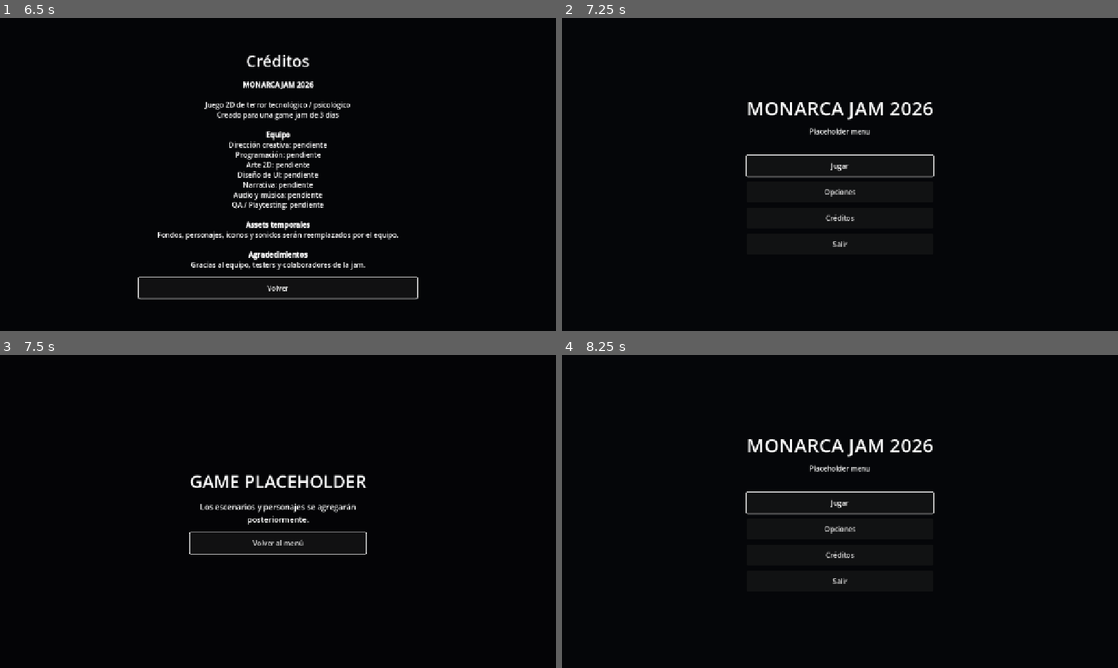
Above: before the commit, frames 1-4 (two rows, left to right).
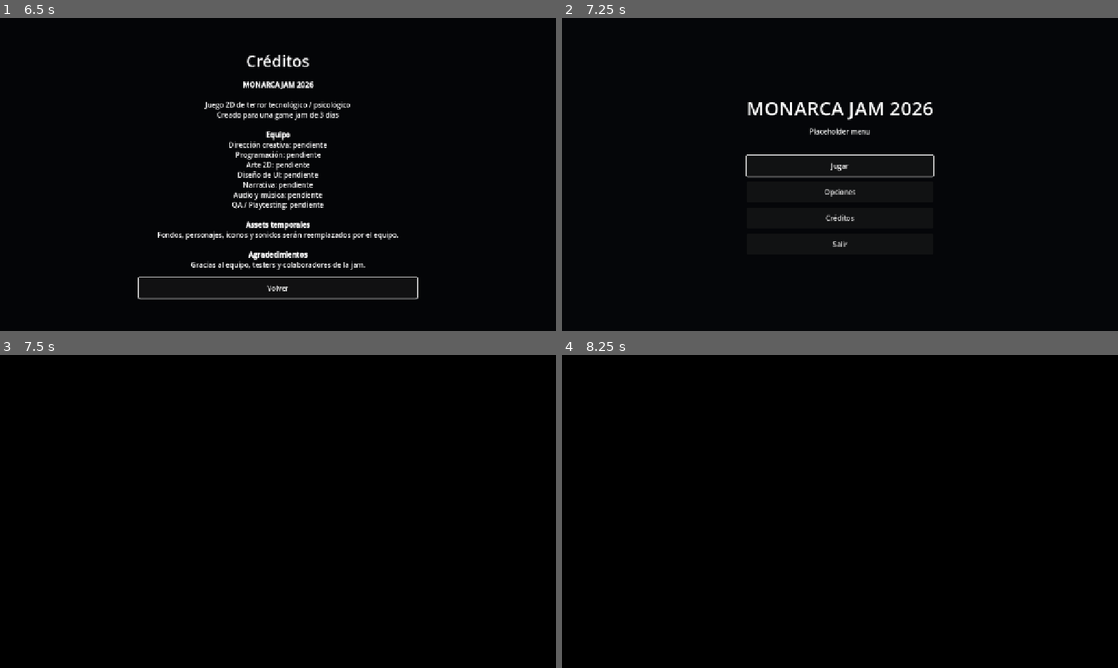
Above: after the commit, the same moments.

Repository: Leo-ia310/Monarca-Jam-2026
Game: Godot game, scene res://scenes/menus/main_menu.tscn
Same seed, same stepped clock (60 frames per second), same inputs: the game is played once before the commit and once after it.
Inputs (mouse positions are in pixels of both pictures, inside the frame that each line leads up to):
- Up to frame 1 (6.5 s): click "Opciones" at 0.5 s; click "1280x720" at 1.25 s; click "Pantalla completa" at 2 s; click "960x540" at 2.75 s; click "VSync" at 3.5 s; click "1366x768" at 4.25 s; click "Volver" at 5 s; click "Créditos" at 5.75 s
- Up to frame 2 (7.25 s): click "Volver" at 6.5 s
- Up to frame 3 (7.5 s): click "Jugar" at 7.25 s
- Up to frame 4 (8.25 s): click (840, 542) at 8 s, where only the run before the commit has a clickable "Volver al menú"

Frames 1-2 are identical in both runs. In frame 3, 1.5% of the frame differs, in the area x 34-66%, y 38-64%; in frame 4, 1.6%, in the area x 33-67%, y 26-74%.

Commit message:
Add story welcome and question systems

Diff:
--- a/project.godot
+++ b/project.godot
@@ -19,10 +19,7 @@
 
 SceneManager="*res://scripts/managers/scene_manager.gd"
 SettingsManager="*res://scripts/managers/settings_manager.gd"
-
-[audio]
-
-buses/default_bus_layout="res://default_bus_layout.tres"
+UISoundManager="*res://scripts/managers/ui_sound_manager.gd"
 
 [display]
 
@@ -40,6 +37,11 @@
 , Object(InputEventKey,"resource_local_to_scene":false,"resource_name":"","device":-1,"window_id":0,"alt_pressed":false …(181 unchanged characters)…
 ]
 }
+story_continue={
+"deadzone": 0.5,
+"events": [Object(InputEventKey,"resource_local_to_scene":false,"resource_name":"","device":-1,"window_id":0,"alt_pressed":false,"shift_pressed":false,"ctrl_pressed":false,"meta_pressed":false,"pressed":false,"keycode":4194309,"physical_keycode":0,"key_label":0,"unicode":0,"location":0,"echo":false,"script":null)
+]
+}
 
 [physics]
 
--- /dev/null
+++ b/scenes/story/cognis_welcome.tscn
@@ -0,0 +1,92 @@
+[gd_scene format=3 uid="uid://bw5ofdp4j46dh"]
+
+[ext_resource type="Script" uid="uid://bsxxd1usks4x7" path="res://scripts/story/cognis_welcome.gd" id="1_script"]
+[ext_resource type="FontFile" uid="uid://ceuqd004krl1l" path="res://assets/fonts/rat-typewriter.ttf" id="2_font"]
+
+[node name="CognisWelcome" type="Control" unique_id=1818371445]
+layout_mode = 3
+anchors_preset = 15
+anchor_right = 1.0
+anchor_bottom = 1.0
+grow_horizontal = 2
+grow_vertical = 2
+script = ExtResource("1_script")
+
+[node name="BlackBackground" type="ColorRect" parent="." unique_id=1064622750]
+layout_mode = 1
+anchors_preset = 15
+anchor_right = 1.0
+anchor_bottom = 1.0
+grow_horizontal = 2
+grow_vertical = 2
+mouse_filter = 2
+color = Color(0, 0, 0, 1)
+
+[node name="PageMargin" type="MarginContainer" parent="." unique_id=517245555]
+layout_mode = 1
+anchors_preset = 15
+anchor_right = 1.0
+anchor_bottom = 1.0
+grow_horizontal = 2
+grow_vertical = 2
+mouse_filter = 2
+theme_override_constants/margin_left = 160
+theme_override_constants/margin_top = 58
+theme_override_constants/margin_right = 160
+theme_override_constants/margin_bottom = 56
+
+[node name="ContentRoot" type="VBoxContainer" parent="PageMargin" unique_id=918871432]
+layout_mode = 2
+mouse_filter = 2
+theme_override_constants/separation = 24
+alignment = 1
+
+[node name="LogoPlaceholder" type="Label" parent="PageMargin/ContentRoot" unique_id=1944808758]
+custom_minimum_size = Vector2(1, 80)
+layout_mode = 2
+theme_override_fonts/font = ExtResource("2_font")
+theme_override_font_sizes/font_size = 22
+text = "[ COGNIS SYSTEMS LOGO ]"
+horizontal_alignment = 1
+vertical_alignment = 1
+
+[node name="StoryText" type="RichTextLabel" parent="PageMargin/ContentRoot" unique_id=1440503577]
+custom_minimum_size = Vector2(720, 430)
+layout_mode = 2
+size_flags_horizontal = 3
+size_flags_vertical = 3
+mouse_filter = 2
+theme_override_fonts/normal_font = ExtResource("2_font")
+theme_override_fonts/bold_font = ExtResource("2_font")
+theme_override_fonts/bold_italics_font = ExtResource("2_font")
+theme_override_fonts/italics_font = ExtResource("2_font")
+theme_override_font_sizes/normal_font_size = 22
+theme_override_font_sizes/bold_font_size = 22
+theme_override_font_sizes/bold_italics_font_size = 22
+theme_override_font_sizes/italics_font_size = 22
+bbcode_enabled = true
+text = "[center][font_size=30]BIENVENIDO A [b]COGNIS SYSTEMS[/b][/font_size][/center]
+
+Felicidades ha sido seleccionado para formar parte del Programa de Entrenamiento Sistemático de Inteligencia Artificial — un paso decisivo hacia la próxima generación de comprensión humana.
+
+Su nuevo cargo como [b]Ingeniero de Entrenamiento[/b] consiste en guiar, evaluar, corregir y supervisar el desarrollo de [b]“……”[/b], nuestra inteligencia artificial en fase de entrenamiento. Agradecemos su participación en dicho proyecto.
+
+[i]Recuerde: la constancia es la clave del progreso. Su rutina será monitoreada para garantizar resultados óptimos.[/i]"
+scroll_active = false
+
+[node name="ContinueLabel" type="Label" parent="PageMargin/ContentRoot" unique_id=1630911601]
+layout_mode = 2
+theme_override_fonts/font = ExtResource("2_font")
+theme_override_font_sizes/font_size = 22
+text = "Presiona Enter para continuar"
+horizontal_alignment = 1
+
+[node name="FadeRect" type="ColorRect" parent="." unique_id=653879455]
+layout_mode = 1
+anchors_preset = 15
+anchor_right = 1.0
+anchor_bottom = 1.0
+grow_horizontal = 2
+grow_vertical = 2
+mouse_filter = 2
+color = Color(0, 0, 0, 1)
--- /dev/null
+++ b/scenes/tests/question_test.tscn
@@ -0,0 +1,40 @@
+[gd_scene load_steps=5 format=3]
+
+[ext_resource type="Script" path="res://scripts/tests/question_test.gd" id="1_script"]
+[ext_resource type="PackedScene" path="res://scenes/ui/question_system.tscn" id="2_question_system"]
+[ext_resource type="FontFile" path="res://assets/fonts/rat-typewriter.ttf" id="3_font"]
+
+[sub_resource type="LabelSettings" id="LabelSettings_finished"]
+font = ExtResource("3_font")
+font_size = 32
+font_color = Color(0.86, 0.95, 1, 1)
+
+[node name="QuestionTest" type="Control"]
+layout_mode = 3
+anchors_preset = 15
+anchor_right = 1.0
+anchor_bottom = 1.0
+grow_horizontal = 2
+grow_vertical = 2
+script = ExtResource("1_script")
+
+[node name="QuestionSystem" parent="." instance=ExtResource("2_question_system")]
+layout_mode = 1
+
+[node name="FinishedLabel" type="Label" parent="."]
+layout_mode = 1
+anchors_preset = 8
+anchor_left = 0.5
+anchor_top = 0.5
+anchor_right = 0.5
+anchor_bottom = 0.5
+offset_left = -220.0
+offset_top = -24.0
+offset_right = 220.0
+offset_bottom = 24.0
+grow_horizontal = 2
+grow_vertical = 2
+text = "RESPUESTAS REGISTRADAS"
+label_settings = SubResource("LabelSettings_finished")
+horizontal_alignment = 1
+vertical_alignment = 1
--- a/scenes/ui/dialogue_box.tscn
+++ b/scenes/ui/dialogue_box.tscn
@@ -1,8 +1,9 @@
-[gd_scene load_steps=4 format=3]
+[gd_scene load_steps=5 format=3]
 
 [ext_resource type="Script" path="res://scripts/ui/dialogue_box.gd" id="1_dialogue_box"]
 [ext_resource type="Theme" path="res://themes/dialogue_theme.tres" id="2_dialogue_theme"]
 [ext_resource type="Texture2D" path="res://assets/ui/1788579579082.png" id="3_dialogue_texture"]
+[ext_resource type="AudioStream" path="res://assets/audio/mixkit-keyboard-typing-1386.wav" id="4_typing_audio"]
 
 [node name="DialogueBox" type="Control"]
 visible = false
@@ -75,3 +76,5 @@
 horizontal_alignment = 2
 
 [node name="TypingAudio" type="AudioStreamPlayer" parent="."]
+stream = ExtResource("4_typing_audio")
+bus = &"SFX"
--- /dev/null
+++ b/scenes/ui/question_system.tscn
@@ -0,0 +1,90 @@
+[gd_scene load_steps=3 format=3]
+
+[ext_resource type="Script" path="res://scripts/ui/question_system.gd" id="1_script"]
+[ext_resource type="FontFile" path="res://assets/fonts/rat-typewriter.ttf" id="2_font"]
+
+[node name="QuestionSystem" type="Control"]
+layout_mode = 3
+anchors_preset = 15
+anchor_right = 1.0
+anchor_bottom = 1.0
+grow_horizontal = 2
+grow_vertical = 2
+script = ExtResource("1_script")
+
+[node name="Background" type="ColorRect" parent="."]
+layout_mode = 1
+anchors_preset = 15
+anchor_right = 1.0
+anchor_bottom = 1.0
+grow_horizontal = 2
+grow_vertical = 2
+mouse_filter = 2
+color = Color(0.005, 0.006, 0.009, 0.94)
+
+[node name="RootMargin" type="MarginContainer" parent="."]
+layout_mode = 1
+anchors_preset = 15
+anchor_right = 1.0
+anchor_bottom = 1.0
+grow_horizontal = 2
+grow_vertical = 2
+theme_override_constants/margin_left = 96
+theme_override_constants/margin_top = 72
+theme_override_constants/margin_right = 96
+theme_override_constants/margin_bottom = 72
+
+[node name="TerminalPanel" type="PanelContainer" parent="RootMargin"]
+layout_mode = 2
+mouse_filter = 2
+
+[node name="Content" type="VBoxContainer" parent="RootMargin/TerminalPanel"]
+layout_mode = 2
+theme_override_constants/separation = 18
+
+[node name="CounterLabel" type="Label" parent="RootMargin/TerminalPanel/Content"]
+layout_mode = 2
+theme_override_fonts/font = ExtResource("2_font")
+theme_override_font_sizes/font_size = 18
+text = "Pregunta 1 / 3"
+
+[node name="QuestionLabel" type="RichTextLabel" parent="RootMargin/TerminalPanel/Content"]
+custom_minimum_size = Vector2(600, 150)
+layout_mode = 2
+size_flags_horizontal = 3
+mouse_filter = 2
+theme_override_fonts/normal_font = ExtResource("2_font")
+theme_override_fonts/bold_font = ExtResource("2_font")
+theme_override_font_sizes/normal_font_size = 26
+theme_override_font_sizes/bold_font_size = 26
+bbcode_enabled = true
+text = "[b]IA:[/b]
+Pregunta placeholder"
+scroll_active = false
+autowrap_mode = 3
+
+[node name="OptionsContainer" type="VBoxContainer" parent="RootMargin/TerminalPanel/Content"]
+layout_mode = 2
+size_flags_horizontal = 3
+theme_override_constants/separation = 8
+
+[node name="AnswerInput" type="LineEdit" parent="RootMargin/TerminalPanel/Content"]
+custom_minimum_size = Vector2(1, 44)
+layout_mode = 2
+size_flags_horizontal = 3
+theme_override_fonts/font = ExtResource("2_font")
+theme_override_font_sizes/font_size = 24
+placeholder_text = "Respuesta"
+
+[node name="WordCountLabel" type="Label" parent="RootMargin/TerminalPanel/Content"]
+layout_mode = 2
+theme_override_fonts/font = ExtResource("2_font")
+theme_override_font_sizes/font_size = 18
+text = "0 / 8 palabras"
+
+[node name="HintLabel" type="Label" parent="RootMargin/TerminalPanel/Content"]
+layout_mode = 2
+theme_override_fonts/font = ExtResource("2_font")
+theme_override_font_sizes/font_size = 18
+text = "W/S o flechas para seleccionar. Enter para confirmar."
+autowrap_mode = 3
--- /dev/null
+++ b/scripts/managers/ui_sound_manager.gd
@@ -0,0 +1,78 @@
+extends Node
+
+const CLICK_SOUND_PATH := "res://assets/audio/mixkit-fast-double-click-on-mouse-275.wav"
+const HOVER_SOUND_PATH := "res://assets/audio/mixkit-short-bass-hit-2299.wav"
+
+var _click_player: AudioStreamPlayer
+var _hover_player: AudioStreamPlayer
+var _connected_buttons: Dictionary = {}
+
+
+func _ready() -> void:
+	_click_player = AudioStreamPlayer.new()
+	_click_player.name = "ClickPlayer"
+	_click_player.stream = load(CLICK_SOUND_PATH) as AudioStream
+	_click_player.bus = _get_sfx_bus_name()
+	add_child(_click_player)
+
+	_hover_player = AudioStreamPlayer.new()
+	_hover_player.name = "HoverPlayer"
+	_hover_player.stream = load(HOVER_SOUND_PATH) as AudioStream
+	_hover_player.bus = _get_sfx_bus_name()
+	add_child(_hover_player)
+
+	get_tree().node_added.connect(_on_node_added)
+	call_deferred("_connect_existing_buttons")
+
+
+func _connect_existing_buttons() -> void:
+	_connect_buttons_in_tree(get_tree().root)
+
+
+func _connect_buttons_in_tree(node: Node) -> void:
+	_try_connect_button(node)
+	for child in node.get_children():
+		_connect_buttons_in_tree(child)
+
+
+func _on_node_added(node: Node) -> void:
+	_try_connect_button(node)
+
+
+func _try_connect_button(node: Node) -> void:
+	var button := node as Button
+	if button == null:
+		return
+
+	var button_id := button.get_instance_id()
+	if _connected_buttons.has(button_id):
+		return
+
+	button.pressed.connect(_on_button_pressed)
+	button.mouse_entered.connect(_on_button_hovered)
+	_connected_buttons[button_id] = true
+
+
+func _on_button_pressed() -> void:
+	if _click_player == null or _click_player.stream == null:
+		return
+
+	_click_player.bus = _get_sfx_bus_name()
+	_click_player.stop()
+	_click_player.play()
+
+
+func _on_button_hovered() -> void:
+	if _hover_player == null or _hover_player.stream == null:
+		return
+
+	_hover_player.bus = _get_sfx_bus_name()
+	_hover_player.stop()
+	_hover_player.play()
+
+
+func _get_sfx_bus_name() -> StringName:
+	if AudioServer.get_bus_index("SFX") == -1:
+		return &"Master"
+
+	return &"SFX"
--- a/scripts/menus/main_menu.gd
+++ b/scripts/menus/main_menu.gd
@@ -1,6 +1,6 @@
 extends Control
 
-const GAME_PLACEHOLDER_PATH := "res://scenes/game/game_placeholder.tscn"
+const COGNIS_WELCOME_PATH := "res://scenes/story/cognis_welcome.tscn"
 const OPTIONS_MENU_PATH := "res://scenes/menus/options_menu.tscn"
 const CREDITS_MENU_PATH := "res://scenes/menus/credits_menu.tscn"
 
@@ -32,7 +32,7 @@
 
 
 func _on_play_pressed() -> void:
-	get_tree().change_scene_to_file(GAME_PLACEHOLDER_PATH)
+	get_tree().change_scene_to_file(COGNIS_WELCOME_PATH)
 
 
 func _on_options_pressed() -> void:
--- /dev/null
+++ b/scripts/story/cognis_welcome.gd
@@ -0,0 +1,70 @@
+extends Control
+
+const NEXT_SCENE_PATH := "res://scenes/game/game_placeholder.tscn"
+# TODO: reemplazar por habitación real.
+
+@export var fade_in_duration: float = 0.7
+@export var fade_out_duration: float = 0.6
+@export var intro_delay: float = 2.5
+
+@onready var content_root := $PageMargin/ContentRoot as VBoxContainer
+@onready var continue_label := $PageMargin/ContentRoot/ContinueLabel as Label
+@onready var fade_rect := $FadeRect as ColorRect
+
+var _input_locked := true
+var _transition_started := false
+var _fade_tween: Tween
+var _continue_tween: Tween
+
+
+func _ready() -> void:
+	content_root.modulate.a = 0.0
+	continue_label.modulate.a = 1.0
+	fade_rect.modulate.a = 1.0
+	_play_intro_sequence()
+
+
+func _unhandled_input(event: InputEvent) -> void:
+	if _input_locked or _transition_started:
+		return
+
+	if event.is_action_pressed("story_continue") and not event.is_echo():
+		_transition_started = true
+		_input_locked = true
+		get_viewport().set_input_as_handled()
+		_go_to_next_scene()
+
+
+func _play_intro_sequence() -> void:
+	if intro_delay > 0.0:
+		await get_tree().create_timer(intro_delay).timeout
+
+	_fade_tween = create_tween()
+	_fade_tween.set_parallel(true)
+	_fade_tween.tween_property(fade_rect, "modulate:a", 0.0, fade_in_duration)
+	_fade_tween.tween_property(content_root, "modulate:a", 1.0, fade_in_duration)
+	_fade_tween.finished.connect(_on_fade_in_finished)
+
+
+func _on_fade_in_finished() -> void:
+	_input_locked = false
+	_start_continue_blink()
+
+
+func _start_continue_blink() -> void:
+	_continue_tween = create_tween()
+	_continue_tween.set_loops()
+	_continue_tween.tween_property(continue_label, "modulate:a", 0.35, 0.7).set_trans(Tween.TRANS_SINE).set_ease(Tween.EASE_IN_OUT)
+	_continue_tween.tween_property(continue_label, "modulate:a", 1.0, 0.7).set_trans(Tween.TRANS_SINE).set_ease(Tween.EASE_IN_OUT)
+
+
+func _go_to_next_scene() -> void:
+	if is_instance_valid(_continue_tween):
+		_continue_tween.kill()
+
+	fade_rect.modulate.a = 0.0
+	_fade_tween = create_tween()
+	_fade_tween.tween_property(fade_rect, "modulate:a", 1.0, fade_out_duration)
+	await _fade_tween.finished
+
+	get_tree().change_scene_to_file(NEXT_SCENE_PATH)
--- /dev/null
+++ b/scripts/tests/question_test.gd
@@ -0,0 +1,38 @@
+extends Control
+
+@onready var question_system := $QuestionSystem as Control
+@onready var finished_label := $FinishedLabel as Label
+
+
+func _ready() -> void:
+	finished_label.hide()
+	question_system.questionnaire_finished.connect(_on_questionnaire_finished)
+	question_system.start_questions([
+		{
+			"id": "q1",
+			"question": "¿Consideras que una inteligencia artificial puede cometer errores?",
+			"type": "choice",
+			"options": ["Sí", "No", "Depende"]
+		},
+		{
+			"id": "q2",
+			"question": "Si alguien comete un error, ¿qué debería hacerse?",
+			"type": "text",
+			"min_words": 1,
+			"max_words": 8
+		},
+		{
+			"id": "q3",
+			"question": "¿Confías en mí?",
+			"type": "text",
+			"min_words": 1,
+			"max_words": 3
+		}
+	])
+
+
+func _on_questionnaire_finished(responses: Array) -> void:
+	finished_label.show()
+	print("RESPUESTAS REGISTRADAS")
+	for response in responses:
+		print("%s: %s" % [response.get("question_id", ""), response.get("answer", "")])
--- a/scripts/ui/dialogue_box.gd
+++ b/scripts/ui/dialogue_box.gd
@@ -14,6 +14,7 @@
 @export var content_margin_top: float = 86.0
 @export var content_margin_right: float = 70.0
 @export var content_margin_bottom: float = 58.0
+@export var typing_audio_start_seconds: float = 7.0
 
 var dialogue_active := false
 var is_typing := false
@@ -39,6 +40,11 @@
 	continue_indicator.visible = false
 	_update_layout()
 	get_viewport().size_changed.connect(_update_layout)
+
+
+func _exit_tree() -> void:
+	if typing_audio != null:
+		typing_audio.stop()
 
 
 func _process(delta: float) -> void:
@@ -138,6 +144,9 @@
 	if _line_finished_emitted:
 		return
 
+	if typing_audio != null:
+		typing_audio.stop()
+
 	is_typing = false
 	_line_finished_emitted = true
 	continue_indicator.visible = true
@@ -147,6 +156,8 @@
 func _finish_dialogue() -> void:
 	dialogue_active = false
 	is_typing = false
+	if typing_audio != null:
+		typing_audio.stop()
 	current_line = -1
 	current_character = 0
 	_dialogue_lines.clear()
@@ -190,7 +201,7 @@
 	for character_index in range(from_character, to_character):
 		var character := _current_text.substr(character_index, 1)
 		if _should_play_typing_audio(character):
-			typing_audio.play()
+			typing_audio.play(typing_audio_start_seconds)
 			return
 
 
--- /dev/null
+++ b/scripts/ui/question_system.gd
@@ -0,0 +1,237 @@
+extends Control
+
+signal question_started(question_id: String)
+signal answer_submitted(question_id: String, answer: String)
+signal questionnaire_finished(responses: Array)
+
+const TYPE_CHOICE := "choice"
+const TYPE_TEXT := "text"
+const RAT_FONT_PATH := "res://assets/fonts/rat-typewriter.ttf"
+
+@export var show_question_number: bool = true
+
+@onready var counter_label := $RootMargin/TerminalPanel/Content/CounterLabel as Label
+@onready var question_label := $RootMargin/TerminalPanel/Content/QuestionLabel as RichTextLabel
+@onready var options_container := $RootMargin/TerminalPanel/Content/OptionsContainer as VBoxContainer
+@onready var answer_input := $RootMargin/TerminalPanel/Content/AnswerInput as LineEdit
+@onready var word_count_label := $RootMargin/TerminalPanel/Content/WordCountLabel as Label
+@onready var hint_label := $RootMargin/TerminalPanel/Content/HintLabel as Label
+
+var questions: Array = []
+var responses: Array[Dictionary] = []
+var current_index := -1
+var current_line: Dictionary = {}
+var selected_option_index := 0
+var input_locked := false
+var _word_regex := RegEx.new()
+var _ui_font: Font
+
+
+func _ready() -> void:
+	_ui_font = load(RAT_FONT_PATH)
+	_word_regex.compile("\\S+")
+	answer_input.text_changed.connect(_on_answer_input_text_changed)
+	answer_input.text_submitted.connect(_on_answer_input_submitted)
+	visible = false
+
+
+func start_questions(new_questions: Array) -> void:
+	questions = new_questions.duplicate(true)
+	responses.clear()
+	current_index = -1
+	selected_option_index = 0
+	input_locked = true
+	visible = true
+	_show_next_question()
+
+
+func get_responses() -> Array[Dictionary]:
+	return responses.duplicate(true)
+
+
+func is_questionnaire_active() -> bool:
+	return visible and current_index >= 0 and current_index < questions.size()
+
+
+func count_words(text: String) -> int:
+	return _word_regex.search_all(text.strip_edges()).size()
+
+
+func _unhandled_input(event: InputEvent) -> void:
+	if not is_questionnaire_active() or input_locked:
+		return
+
+	if current_line.get("type", TYPE_CHOICE) != TYPE_CHOICE:
+		return
+
+	var key_event := event as InputEventKey
+	if key_event == null or not key_event.pressed or key_event.echo:
+		return
+
+	match key_event.keycode:
+		KEY_UP, KEY_W:
+			_change_selected_option(-1)
+			get_viewport().set_input_as_handled()
+		KEY_DOWN, KEY_S:
+			_change_selected_option(1)
+			get_viewport().set_input_as_handled()
+		KEY_ENTER, KEY_KP_ENTER:
+			_submit_choice_answer()
+			get_viewport().set_input_as_handled()
+
+
+func _show_next_question() -> void:
+	input_locked = true
+	current_index += 1
+
+	if current_index >= questions.size():
+		_finish_questionnaire()
+		return
+
+	current_line = questions[current_index]
+	selected_option_index = 0
+	_setup_question_header()
+	_clear_options()
+	answer_input.hide()
+	word_count_label.text = ""
+
+	var question_type := str(current_line.get("type", TYPE_CHOICE))
+	if question_type == TYPE_TEXT:
+		_setup_text_question()
+	else:
+		_setup_choice_question()
+
+	question_started.emit(_get_current_question_id())
+	await get_tree().process_frame
+	input_locked = false
+
+
+func _setup_question_header() -> void:
+	if show_question_number:
+		counter_label.text = "Pregunta %d / %d" % [current_index + 1, questions.size()]
+	else:
+		counter_label.text = ""
+
+	question_label.text = "[b]IA:[/b]\n%s" % str(current_line.get("question", ""))
+
+
+func _setup_choice_question() -> void:
+	hint_label.text = "W/S o flechas para seleccionar. Enter para confirmar."
+	var options: Array = current_line.get("options", [])
+	for option_index in range(options.size()):
+		var option_label := Label.new()
+		option_label.name = "Option%d" % option_index
+		option_label.add_theme_font_override("font", _ui_font)
+		option_label.add_theme_font_size_override("font_size", 24)
+		option_label.size_flags_horizontal = Control.SIZE_EXPAND_FILL
+		options_container.add_child(option_label)
+
+	_update_choice_options()
+
+
+func _setup_text_question() -> void:
+	answer_input.text = ""
+	answer_input.show()
+	answer_input.grab_focus.call_deferred()
+	hint_label.text = "Escribe tu respuesta. Enter para confirmar."
+	_update_word_count_label()
+
+
+func _change_selected_option(offset: int) -> void:
+	var options: Array = current_line.get("options", [])
+	if options.is_empty():
+		return
+
+	selected_option_index = wrapi(selected_option_index + offset, 0, options.size())
+	_update_choice_options()
+
+
+func _update_choice_options() -> void:
+	var options: Array = current_line.get("options", [])
+	for option_index in range(options_container.get_child_count()):
+		var option_label := options_container.get_child(option_index) as Label
+		var prefix := "  "
+		if option_index == selected_option_index:
+			prefix = "> "
+
+		option_label.text = "%s%s" % [prefix, str(options[option_index])]
+
+
+func _submit_choice_answer() -> void:
+	var options: Array = current_line.get("options", [])
+	if options.is_empty():
+		return
+
+	_submit_answer(str(options[selected_option_index]))
+
+
+func _on_answer_input_submitted(_submitted_text: String) -> void:
+	if not is_questionnaire_active() or input_locked:
+		return
+
+	if current_line.get("type", TYPE_CHOICE) == TYPE_TEXT:
+		_try_submit_text_answer()
+
+
+func _try_submit_text_answer() -> void:
+	var answer := answer_input.text.strip_edges()
+	var word_count := count_words(answer)
+	var min_words := int(current_line.get("min_words", 1))
+	var max_words := int(current_line.get("max_words", 999))
+
+	if word_count < min_words or word_count > max_words:
+		_update_word_count_label()
+		return
+
+	_submit_answer(answer)
+
+
+func _submit_answer(answer: String) -> void:
+	input_locked = true
+	var question_id := _get_current_question_id()
+	responses.append({
+		"question_id": question_id,
+		"answer": answer
+	})
+	answer_submitted.emit(question_id, answer)
+	await get_tree().process_frame
+	_show_next_question()
+
+
+func _finish_questionnaire() -> void:
+	input_locked = true
+	current_line = {}
+	_clear_options()
+	answer_input.hide()
+	counter_label.text = ""
+	question_label.text = ""
+	word_count_label.text = ""
+	hint_label.text = ""
+	visible = false
+	questionnaire_finished.emit(get_responses())
+
+
+func _on_answer_input_text_changed(_new_text: String) -> void:
+	if current_line.get("type", TYPE_CHOICE) == TYPE_TEXT:
+		_update_word_count_label()
+
+
+func _update_word_count_label() -> void:
+	var word_count := count_words(answer_input.text)
+	var min_words := int(current_line.get("min_words", 1))
+	var max_words := int(current_line.get("max_words", 999))
+	word_count_label.text = "%d / %d palabras" % [word_count, max_words]
+
+	if word_count < min_words:
+		word_count_label.text += " - mínimo %d" % min_words
+	elif word_count > max_words:
+		word_count_label.text += " - demasiadas palabras"
+
+
+func _clear_options() -> void:
+	for child in options_container.get_children():
+		child.queue_free()
+
+
+func _get_current_question_id() -> String:
+	return str(current_line.get("id", "q%d" % [current_index + 1]))
Not shown, added: assets/audio/mixkit-fast-double-click-on-mouse-275.wav.import
Not shown, added: assets/audio/mixkit-keyboard-typing-1386.wav.import
Not shown, added: assets/audio/mixkit-short-bass-hit-2299.wav.import
Not shown, added: scripts/managers/ui_sound_manager.gd.uid
Not shown, added: scripts/story/cognis_welcome.gd.uid
Not shown, added: scripts/tests/question_test.gd.uid
Not shown, added: scripts/ui/question_system.gd.uid
Not shown, added: assets/audio/mixkit-fast-double-click-on-mouse-275.wav
Not shown, added: assets/audio/mixkit-keyboard-typing-1386.wav
Not shown, added: assets/audio/mixkit-short-bass-hit-2299.wav
